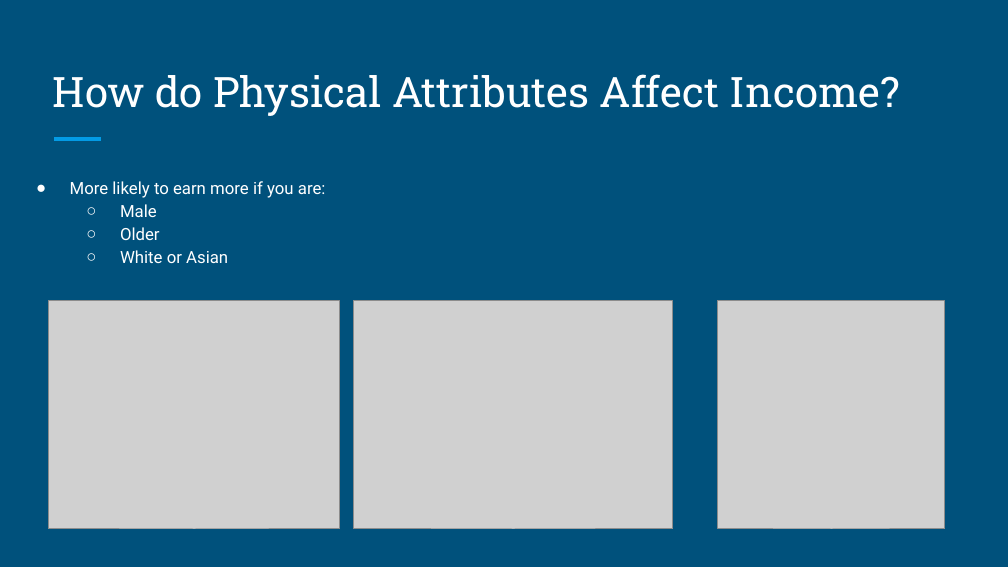
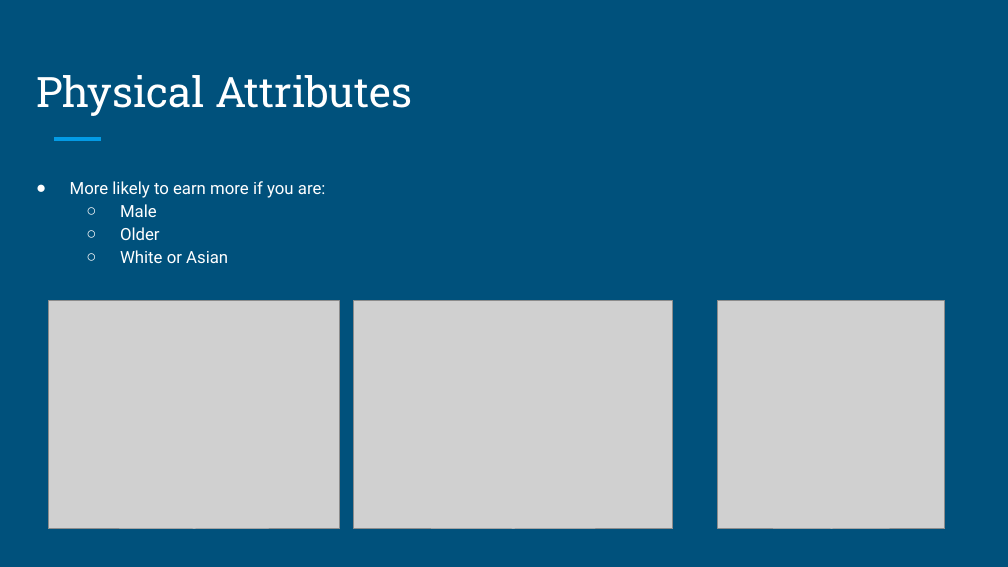
Before and after one commit to matthewgalloway/salary_predictions, a slide deck: slide 6 of Presentation.pptx (slide 5 before the commit). Drawn at 1008x567 pixels with LibreOffice and Linux fonts; fonts in the diff are those of the drawing; grey boxes stand for pictures. Boxes give left, top, right and bottom in pixels: in the first picture for what was removed or moved away, otherwise in the second. Text is boxed around its words. In the diff, an @@ line names an element or a change of style, - is before the commit and + after.

```diff
--- a/Presentation.pptx
+++ b/Presentation.pptx
@@ title at <box>36,75,413,116</box>: text changed @@
-How do Physical Attributes Affect Income?
+Physical Attributes
```
Also in this commit, not shown: 4 other slides changed, 6 slides added, 6 slides removed, 5 other files.
